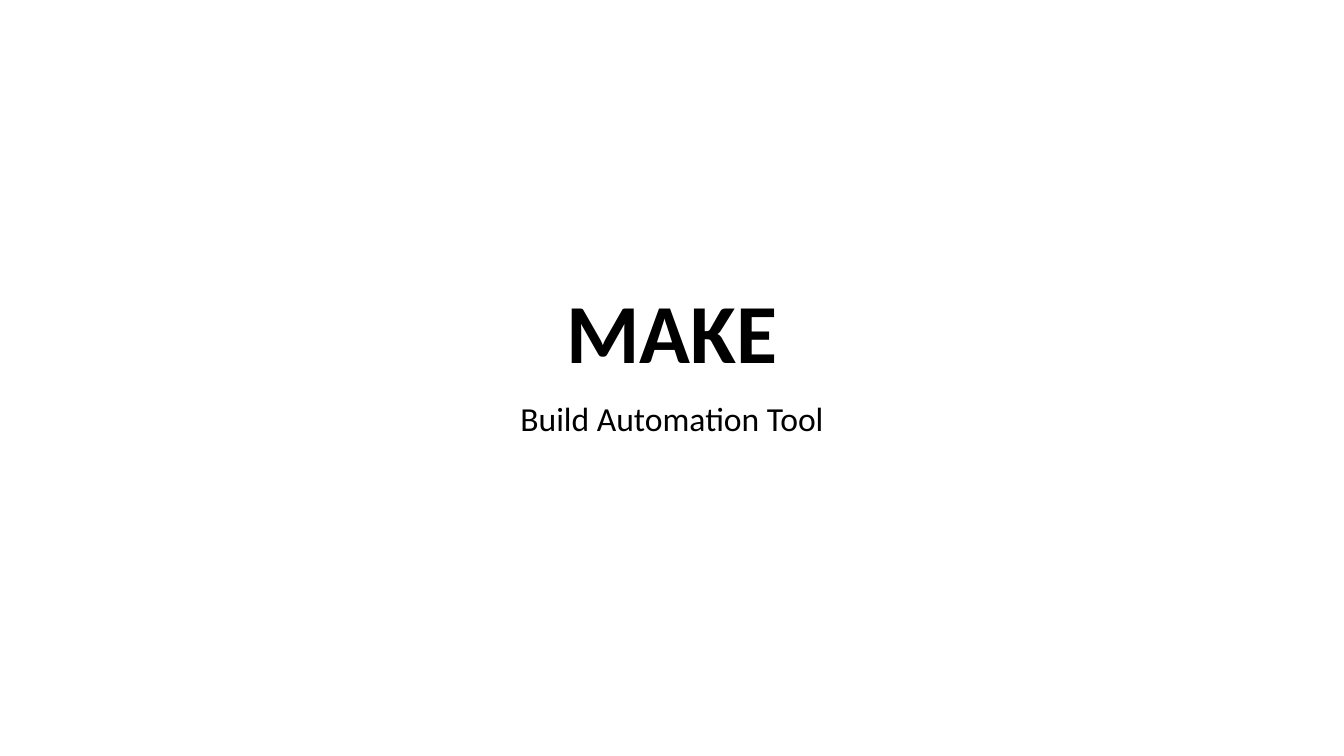
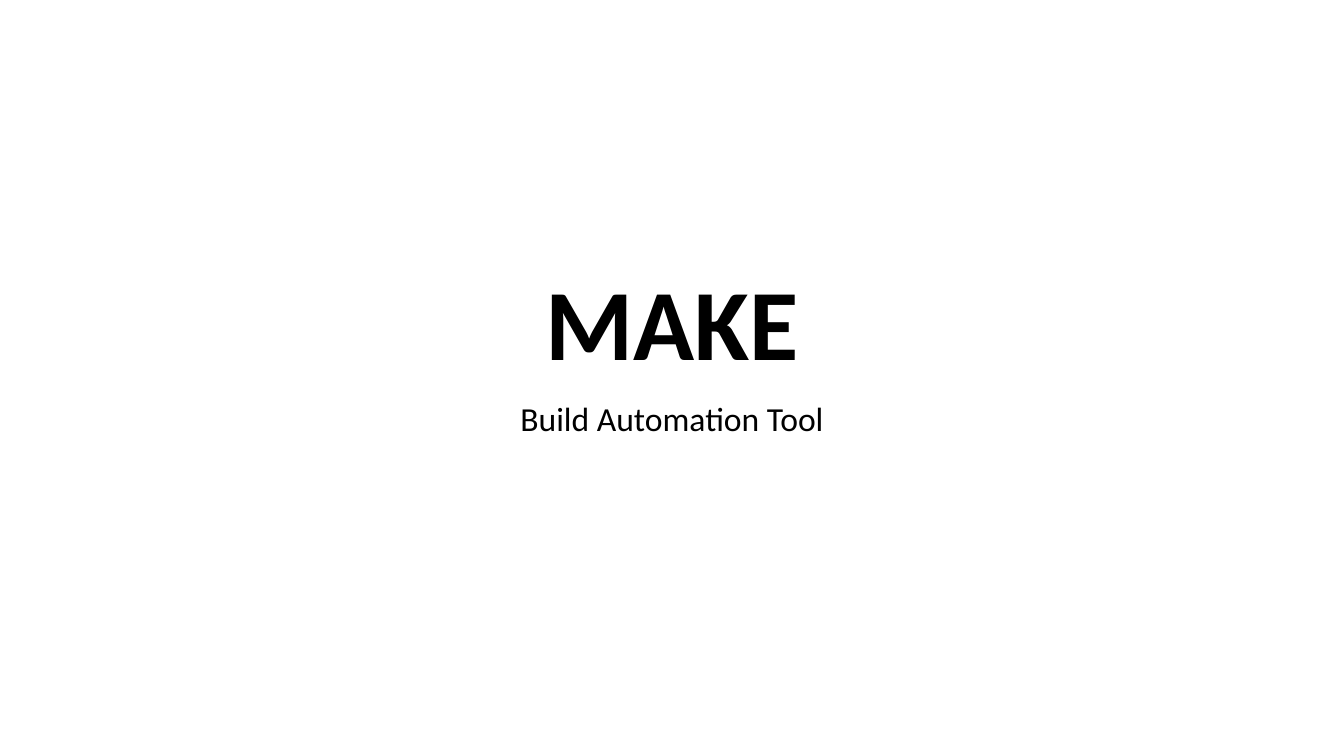
Before and after one commit to Ananddgithub/Make, a slide deck: slide 1 of make_build.pptx. Drawn at 1344x756 pixels with LibreOffice and Linux fonts; fonts in the diff are those of the drawing. Boxes give left, top, right and bottom in pixels: in the first picture for what was removed or moved away, otherwise in the second. Text is boxed around its words. In the diff, an @@ line names an element or a change of style, - is before the commit and + after.

Commit message:
modified ppt

```diff
--- a/make_build.pptx
+++ b/make_build.pptx
@@ title "MAKE" at (545, 294, 798, 360): size 60 to 72 pt @@
```
Also in this commit, not shown: 1 other slide changed, 4 slides added, 1 slide removed, 8 other files.
